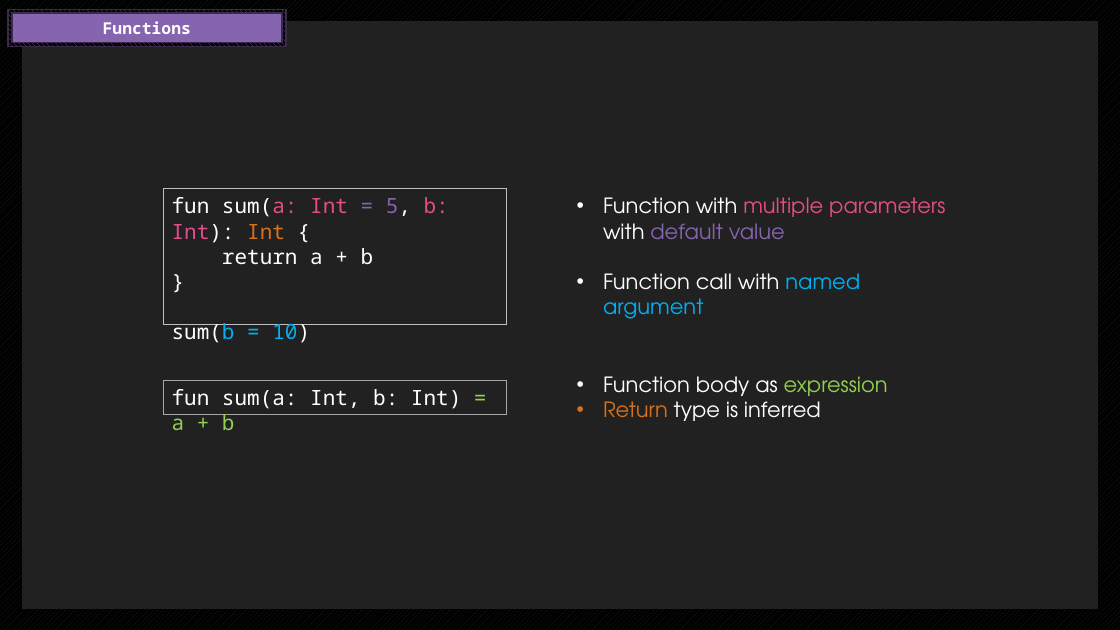
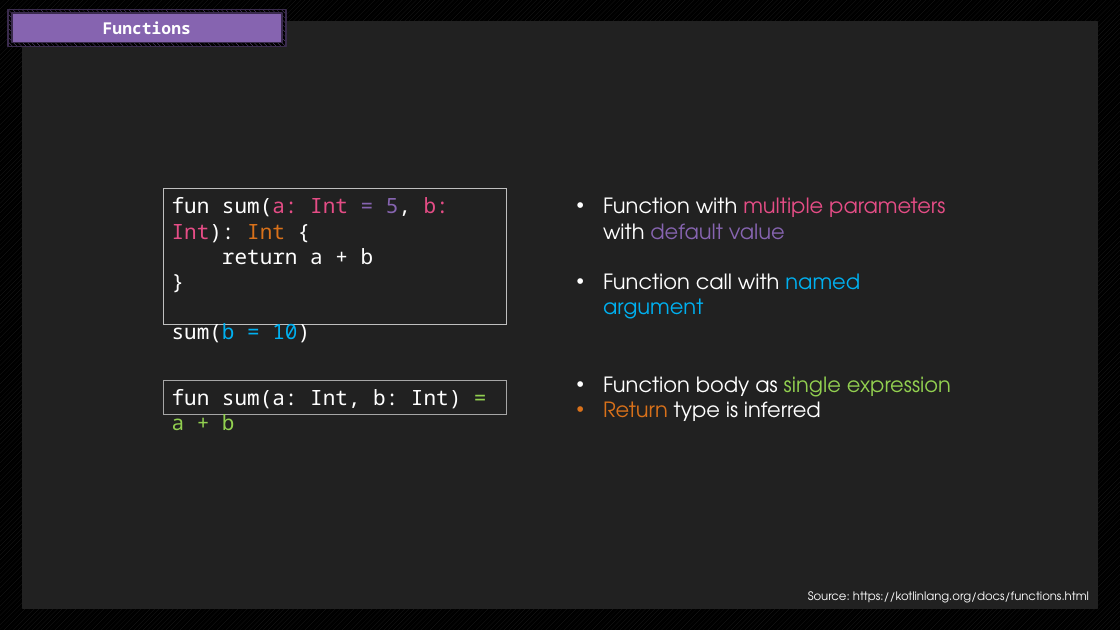
Before and after one commit to endorivium/informational-mastery, a slide deck: slide 5 of KP/Blitzlicht_Kotlin.pptx (slide 4 before the commit). Drawn at 1120x630 pixels with LibreOffice and Linux fonts; fonts in the diff are those of the drawing. Boxes give left, top, right and bottom in pixels: in the first picture for what was removed or moved away, otherwise in the second. Text is boxed around its words. In the diff, an @@ line names an element or a change of style, - is before the commit and + after.

```diff
--- a/KP/Blitzlicht_Kotlin.pptx
+++ b/KP/Blitzlicht_Kotlin.pptx
@@ text at box(603, 376, 951, 402): text changed; text colour #FFFFFF to #92D050 @@
-• Function body as expression
+• Function body as single expression
@@ text added at box(808, 591, 1089, 603), 10 pt, text #FFFFFF @@
+Source: https://kotlinlang.org/docs/functions.html
```
Also in this commit, not shown: 4 other slides changed, 1 slide added.
